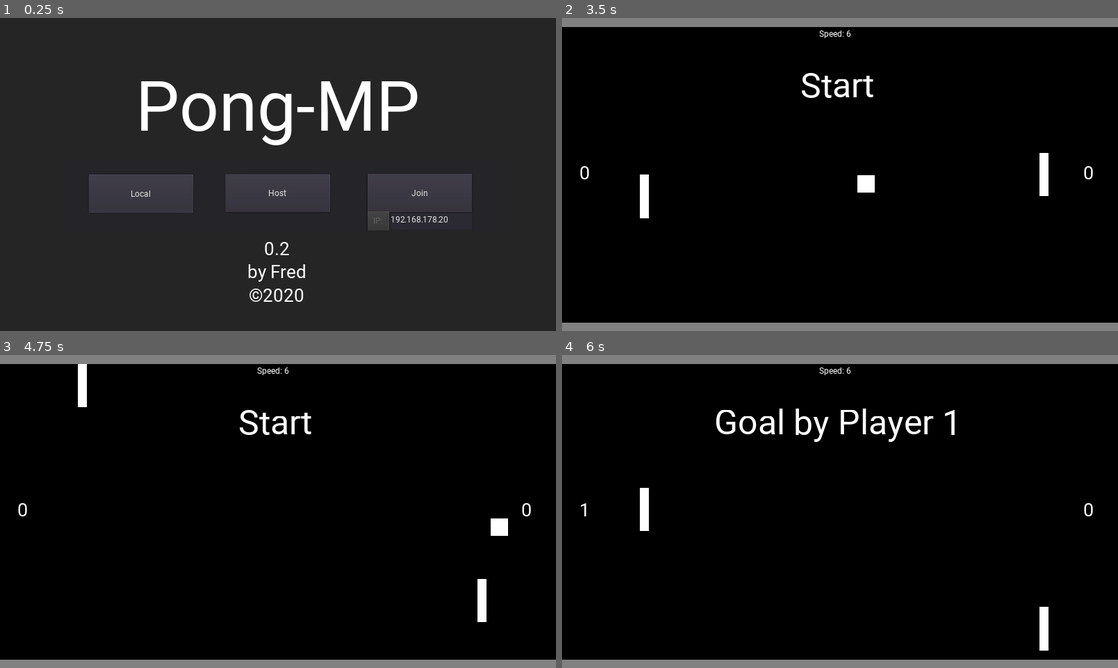
Above: before the commit, frames 1-4 (two rows, left to right).
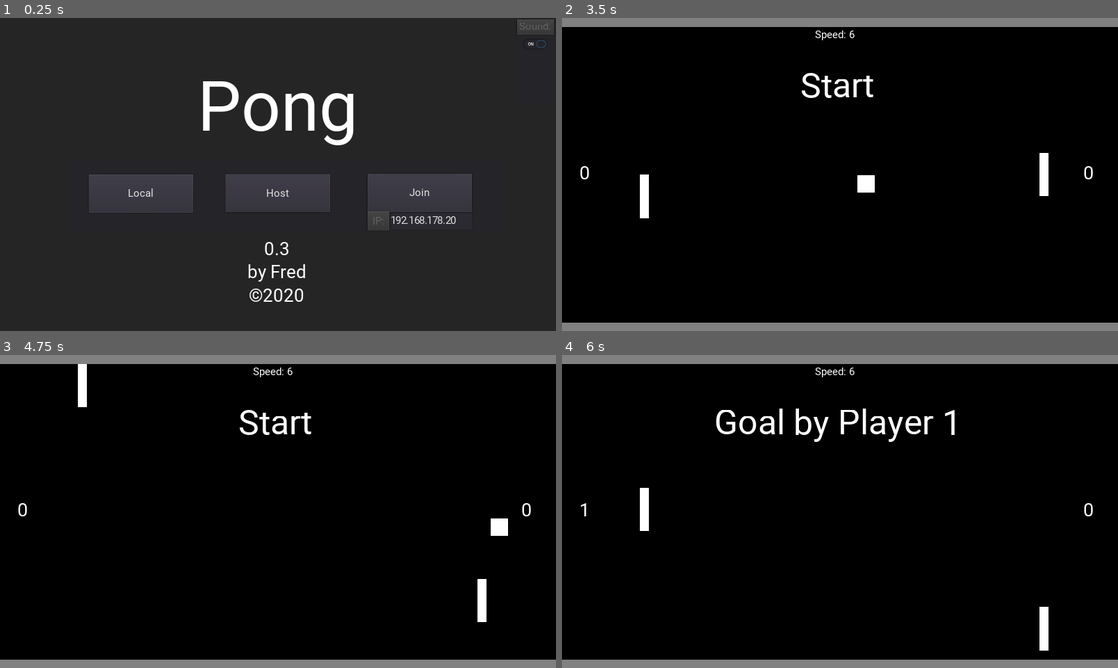
Above: after the commit, the same moments.

Repository: HerrX2000/pong-mp
Game: Godot game, scene res://scenes/boot/boot.tscn
The game is run twice, just before and just after one commit, with the same random seed, the same clock (stepped at 60 frames per second) and the same inputs.
Inputs (mouse positions are in pixels of both pictures, inside the frame that each line leads up to):
- Up to frame 1 (0.25 s): no input
- Up to frame 2 (3.5 s): click (1095, 43) at 0.52 s; click "Local" at 1.25 s; tap Enter at 2 s; hold W (player1_up) 2.03-2.78 s; hold Down (player2_down) 2.03-2.78 s; tap Space at 2.75 s; hold S (player1_down) from 2.78 s (still down); tap Up (player2_up) at 2.85 s
- Up to frame 3 (4.75 s): release S (player1_down) at 3.53 s; hold Down (player2_down) 3.53-4.28 s; hold W (player1_up) from 3.53 s (still down); tap Up (player2_up) at 4.35 s
- Up to frame 4 (6 s): release W (player1_up) at 5.03 s; hold Down (player2_down) 5.03-5.78 s; hold S (player1_down) from 5.03 s (still down); tap Up (player2_up) at 5.85 s

The runs differ from the first frame. In frame 1, 3.9% of the frame differs, in the area x 23-100%, y 0-76%; in frame 2, 0.1%; in frame 3, 0.1%; in frame 4, 0.1%.

Commit message:
added music and more sfx changed collision of players added toggle to disable sound

Diff:
--- a/fonts/Roboto-Regular.tres
+++ b/fonts/Roboto-Regular.tres
@@ -3,5 +3,5 @@
 [ext_resource path="res://fonts/Roboto-Regular.ttf" type="DynamicFontData" id=1]
 
 [resource]
-size = 20
+size = 24
 font_data = ExtResource( 1 )
--- a/objects/ball.tscn
+++ b/objects/ball.tscn
@@ -17,7 +17,10 @@
 margin_top = -20.0
 margin_right = 20.0
 margin_bottom = 20.0
+__meta__ = {
+"_edit_use_anchors_": false
+}
 
 [node name="Timer" type="Timer" parent="."]
-wait_time = 10.0
+wait_time = 5.0
 [connection signal="timeout" from="Timer" to="." method="_on_Timer_timeout"]
--- a/objects/player.tscn
+++ b/objects/player.tscn
@@ -1,9 +1,6 @@
-[gd_scene load_steps=3 format=2]
+[gd_scene load_steps=2 format=2]
 
 [ext_resource path="res://scripts/player1.gd" type="Script" id=1]
-
-[sub_resource type="CapsuleShape2D" id=1]
-height = 80.0
 
 [node name="player" type="KinematicBody2D"]
 script = ExtResource( 1 )
@@ -11,7 +8,10 @@
 [node name="color" type="ColorRect" parent="."]
 margin_right = 20.0
 margin_bottom = 100.0
+__meta__ = {
+"_edit_use_anchors_": false
+}
 
-[node name="collision" type="CollisionShape2D" parent="."]
-position = Vector2( 10, 50 )
-shape = SubResource( 1 )
+[node name="CollisionPolygon2D" type="CollisionPolygon2D" parent="."]
+position = Vector2( -0.27739, 0 )
+polygon = PoolVector2Array( 0, 15, 5, 0, 15, 0, 20, 15, 20, 85, 15, 100, 5, 100, 0, 85 )
--- a/scenes/_GLOBAL.tscn
+++ b/scenes/_GLOBAL.tscn
@@ -1,7 +1,9 @@
-[gd_scene load_steps=3 format=2]
+[gd_scene load_steps=5 format=2]
 
 [ext_resource path="res://scripts/_GLOBAL.gd" type="Script" id=1]
 [ext_resource path="res://sfx/score.wav" type="AudioStream" id=2]
+[ext_resource path="res://sfx/ping.wav" type="AudioStream" id=3]
+[ext_resource path="res://sfx/tracks/track2.wav" type="AudioStream" id=4]
 
 [node name="global" type="CanvasLayer"]
 pause_mode = 2
@@ -13,3 +15,11 @@
 
 [node name="score" type="AudioStreamPlayer" parent="sfx"]
 stream = ExtResource( 2 )
+
+[node name="ping" type="AudioStreamPlayer" parent="sfx"]
+stream = ExtResource( 3 )
+volume_db = -10.0
+
+[node name="main_track" type="AudioStreamPlayer" parent="."]
+stream = ExtResource( 4 )
+volume_db = -15.0
--- a/scenes/boot/boot.gd
+++ b/scenes/boot/boot.gd
@@ -123,3 +123,12 @@
 	get_node("Panel/Join").set_disabled(disabled)
 	get_node("Panel/Host").set_disabled(disabled)
 	get_node("Panel/Local").set_disabled(disabled)
+
+
+func _on_SoundToggle_toggled(button_pressed):
+	if(!button_pressed):
+		GLOBAL.music=false;
+		$music.stop();
+	else:
+		GLOBAL.music=true;
+		$music.play();
--- a/scenes/boot/boot.tscn
+++ b/scenes/boot/boot.tscn
@@ -1,8 +1,9 @@
-[gd_scene load_steps=6 format=2]
+[gd_scene load_steps=7 format=2]
 
 [ext_resource path="res://scenes/boot/boot.gd" type="Script" id=1]
 [ext_resource path="res://fonts/Roboto-Regular.ttf" type="DynamicFontData" id=2]
 [ext_resource path="res://fonts/Roboto-Regular.tres" type="DynamicFont" id=3]
+[ext_resource path="res://sfx/tracks/track1.wav" type="AudioStream" id=4]
 
 [sub_resource type="DynamicFont" id=1]
 size = 160
@@ -31,7 +32,7 @@
 margin_right = 1277.0
 margin_bottom = 299.0
 custom_fonts/font = SubResource( 1 )
-text = "Pong-MP"
+text = "Pong"
 align = 1
 __meta__ = {
 "_edit_use_anchors_": false
@@ -42,7 +43,7 @@
 margin_right = 1275.0
 margin_bottom = 713.87
 custom_fonts/font = SubResource( 2 )
-text = "0.2
+text = "0.3
 by Fred
 ©2020
 "
@@ -131,6 +132,43 @@
 margin_right = 593.0
 margin_bottom = 168.0
 text = "Connecting..."
+
+[node name="Options" type="Panel" parent="."]
+margin_left = 1189.0
+margin_top = 2.0
+margin_right = 1280.0
+margin_bottom = 196.0
+__meta__ = {
+"_edit_use_anchors_": false
+}
+
+[node name="Sound" type="Button" parent="Options"]
+margin_left = 0.735107
+margin_top = 0.735092
+margin_right = 86.7351
+margin_bottom = 35.7351
+custom_fonts/font = ExtResource( 3 )
+disabled = true
+text = "Sound:"
+__meta__ = {
+"_edit_use_anchors_": false
+}
+
+[node name="SoundToggle" type="CheckButton" parent="Options"]
+margin_left = 6.41052
+margin_top = 38.0596
+margin_right = 82.4105
+margin_bottom = 78.0596
+pressed = true
+__meta__ = {
+"_edit_use_anchors_": false
+}
+
+[node name="music" type="AudioStreamPlayer2D" parent="."]
+stream = ExtResource( 4 )
+autoplay = true
 [connection signal="pressed" from="Panel/Join" to="." method="_on_Join_pressed"]
 [connection signal="pressed" from="Panel/Host" to="." method="_on_Host_pressed"]
 [connection signal="pressed" from="Panel/Local" to="." method="_on_Local_pressed"]
+[connection signal="pressed" from="Options/SoundToggle" to="." method="_on_SoundToggle_pressed"]
+[connection signal="toggled" from="Options/SoundToggle" to="." method="_on_SoundToggle_toggled"]
--- a/scenes/main/main.gd
+++ b/scenes/main/main.gd
@@ -25,6 +25,7 @@
 	$goal_2.connect("body_entered", self, "on_body_entered", [1])
 	if GLOBAL.game_nmb!=0:
 		$info.text=str("")
+	GLOBAL.play_sound("main_track",false)
 
 func on_body_entered(body,player) -> void:
 	if body.name=="ball":
--- a/scenes/main/main.tscn
+++ b/scenes/main/main.tscn
@@ -28,6 +28,9 @@
 margin_right = 1280.0
 margin_bottom = 720.0
 color = Color( 0, 0, 0, 1 )
+__meta__ = {
+"_edit_use_anchors_": false
+}
 
 [node name="player1" parent="." instance=ExtResource( 2 )]
 position = Vector2( 180, 310 )
@@ -77,6 +80,9 @@
 margin_right = 640.0
 margin_bottom = 20.0
 color = Color( 0.509804, 0.509804, 0.509804, 1 )
+__meta__ = {
+"_edit_use_anchors_": false
+}
 
 [node name="score_1" type="Label" parent="."]
 margin_left = 40.0
@@ -85,6 +91,9 @@
 margin_bottom = 378.0
 custom_fonts/font = SubResource( 3 )
 text = "0"
+__meta__ = {
+"_edit_use_anchors_": false
+}
 
 [node name="score_2" type="Label" parent="."]
 margin_left = 1200.0
--- a/scripts/_GLOBAL.gd
+++ b/scripts/_GLOBAL.gd
@@ -14,6 +14,7 @@
 var winner:int=0
 const DEFAULT_PORT = 8910
 const MAX_GAMES=50
+var music:bool=true
 
 # Called when the node enters the scene tree for the first time.
 func _ready():
@@ -50,14 +51,22 @@
 		game_nmb+=1
 		restart_scene()
 		rpc("update", score_1,score_2,prev_scored,game_nmb)
-	$sfx/score.play()
+	play_sound("sfx/score")
 	if score_1+score_2>=MAX_GAMES:
 		if score_1>score_2:
 			winner=1
 		elif score_1<score_2:
 			winner=2
+		play_sound("sfx/gameover")
 		rpc("won", winner)
 		load_scene("boot")
+
+func play_sound(name:String,restart:bool=true):
+	if (get_node(name).playing!=true||restart)&&music:
+		get_node(name).play()
+
+func stop_sound(name:String):
+	get_node(name).stop()
 
 puppet func update(uscore_1,uscore_2,uprev_scored,ugame_nmb):
 	self.score_1=uscore_1
--- a/scripts/ball.gd
+++ b/scripts/ball.gd
@@ -29,6 +29,7 @@
 		var collision_info = move_and_collide(velocity*speed)
 		if collision_info:
 			velocity = velocity.bounce(collision_info.normal)
+			GLOBAL.play_sound("sfx/ping",true)
 		if get_tree().get_network_peer()!=null:
 			rpc_unreliable("set_pos_and_motion_ball", position, velocity)
 
Not shown, changed: export_presets.cfg
Not shown, added: sfx/gameover.wav.import
Not shown, removed: sfx/ping.ogg.import
Not shown, added: sfx/ping.wav.import
Not shown, added: sfx/score2.wav.import
Not shown, added: sfx/tracks/track1.wav.import
Not shown, added: sfx/tracks/track2.wav.import
Not shown, added: sfx/gameover.wav
Not shown, removed: sfx/ping.ogg
Not shown, added: sfx/ping.wav
Not shown, added: sfx/score2.wav
Not shown, added: sfx/tracks/track1.wav
(and 1 more such lines)
